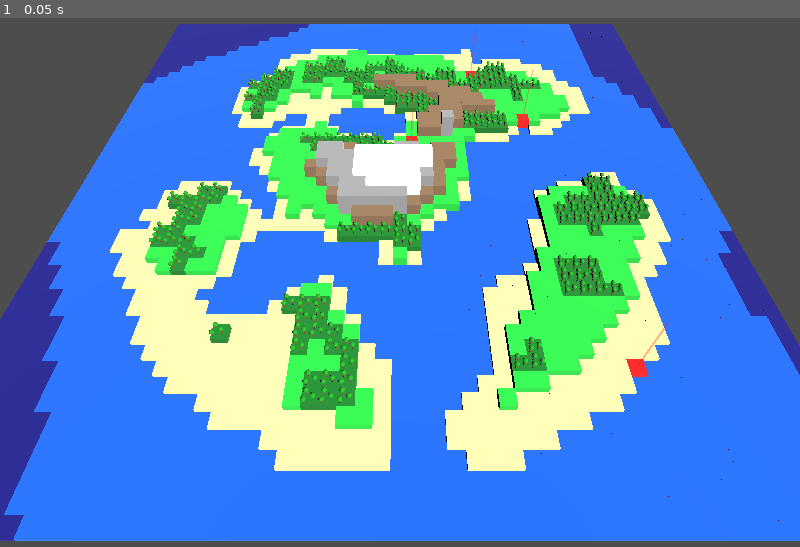
Above: before the commit, frame 1.
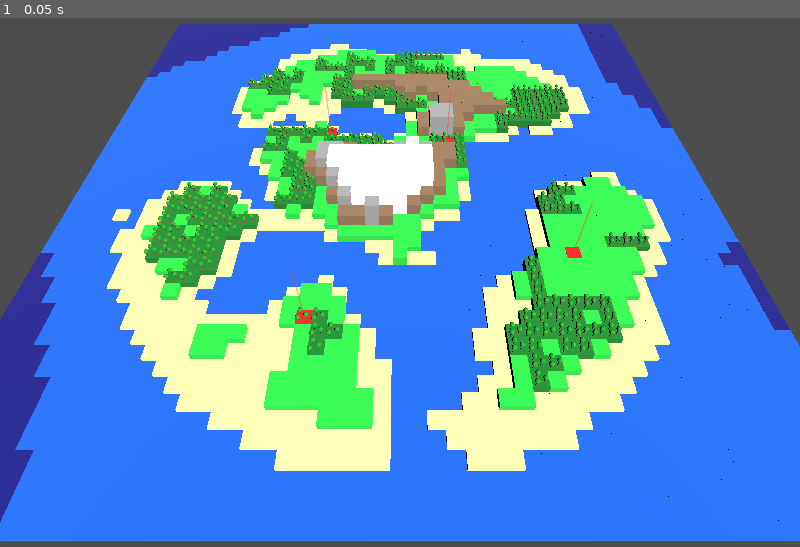
Above: after the commit, the same moment.

Repository: Latheror/VillageWar
Game: Godot game, scene res://main.tscn
Two runs of this game, one before a commit and one after it. Both use one fixed random seed, a clock stepped at 60 frames per second and the inputs below.
Inputs:
- Up to frame 1 (0.05 s): no input

The runs differ from the first frame. In frame 1, 13% of the frame differs, in the area x 0-100%, y 1-99%.

Commit message:
Reorganize code.

Diff:
--- /dev/null
+++ b/core/biome_system.gd
@@ -0,0 +1,68 @@
+class_name BiomeSystem
+
+const Constants = preload("res://data/constants.gd")
+
+# -------------------------
+# Determine biome based on height
+# -------------------------
+static func determine_biome(height: float) -> int:
+	if height < Constants.DEEP_WATER_THRESHOLD:
+		return Constants.Biome.DEEP_WATER
+	elif height < Constants.WATER_THRESHOLD:
+		return Constants.Biome.WATER
+	elif height < Constants.SAND_THRESHOLD:
+		return Constants.Biome.SAND
+	elif height < Constants.PLAIN_THRESHOLD:
+		return Constants.Biome.PLAIN
+	elif height < Constants.HIGH_MOUNTAIN_THRESHOLD:
+		return Constants.Biome.MOUNTAIN
+	elif height < Constants.SNOW_THRESHOLD:
+		return Constants.Biome.HIGH_MOUNTAIN
+	else:
+		return Constants.Biome.SNOW
+
+# -------------------------
+# Get color for biome
+# -------------------------
+static func get_biome_color(biome: int) -> Color:
+	match biome:
+		Constants.Biome.DEEP_WATER:
+			return Color(0.0, 0.0, 0.4)
+		Constants.Biome.WATER:
+			return Color(0.0, 0.3, 0.8)
+		Constants.Biome.SAND:
+			return Color(0.9, 0.8, 0.5)
+		Constants.Biome.PLAIN:
+			return Color(0.1, 0.7, 0.2)
+		Constants.Biome.FOREST:
+			return Constants.FOREST_COLOR
+		Constants.Biome.MOUNTAIN:
+			return Color(0.45, 0.35, 0.25)
+		Constants.Biome.HIGH_MOUNTAIN:
+			return Color(0.5, 0.5, 0.5)
+		Constants.Biome.SNOW:
+			return Constants.SNOW_COLOR
+		_:
+			return Color(1.0, 0.0, 1.0)  # error
+
+# -------------------------
+# Get height for biome
+# -------------------------
+static func get_biome_height(biome: int) -> float:
+	match biome:
+		Constants.Biome.DEEP_WATER, Constants.Biome.WATER:
+			return 0.5
+		Constants.Biome.SAND:
+			return Constants.SAND_HEIGHT
+		Constants.Biome.PLAIN:
+			return Constants.PLAIN_HEIGHT
+		Constants.Biome.FOREST:
+			return Constants.FOREST_HEIGHT
+		Constants.Biome.MOUNTAIN:
+			return Constants.MOUNTAIN_HEIGHT
+		Constants.Biome.HIGH_MOUNTAIN:
+			return Constants.HIGH_MOUNTAIN_HEIGHT
+		Constants.Biome.SNOW:
+			return Constants.SNOW_HEIGHT
+		_:
+			return 0.5
--- /dev/null
+++ b/core/feature_placer.gd
@@ -0,0 +1,93 @@
+class_name FeaturePlacer
+
+const Constants = preload("res://data/constants.gd")
+
+# -------------------------
+# Place forest patches on plain tiles
+# -------------------------
+static func place_forests(tiles: Array) -> void:
+	# Get all plain tiles
+	var plain_tiles: Array = []
+	for tile in tiles:
+		if tile.biome == Constants.Biome.PLAIN:
+			plain_tiles.append(tile)
+
+	if plain_tiles.size() == 0:
+		return
+
+	# Create forest patches probabilistically
+	var used_tiles: Array = []
+
+	for plain_tile in plain_tiles:
+		# Skip if already used in a forest patch
+		if used_tiles.has(plain_tile):
+			continue
+
+		# Chance to start a forest patch
+		if randf() < Constants.FOREST_SEED_CHANCE:
+			# Determine patch size
+			var patch_size = randi() % (Constants.FOREST_MAX_SIZE - Constants.FOREST_MIN_SIZE + 1) + Constants.FOREST_MIN_SIZE
+
+			# Grow the forest patch
+			var patch_tiles: Array = [plain_tile]
+			used_tiles.append(plain_tile)
+
+			while patch_tiles.size() < patch_size:
+				# Find neighbors of current patch
+				var neighbors: Array = []
+				for patch_tile in patch_tiles:
+					# Check all 4 adjacent tiles
+					var directions = [Vector2(0, 1), Vector2(0, -1), Vector2(1, 0), Vector2(-1, 0)]
+					for dir in directions:
+						var neighbor_x = patch_tile.x + int(dir.x)
+						var neighbor_y = patch_tile.y + int(dir.y)
+
+						# Find the neighbor tile
+						for tile in plain_tiles:
+							if tile.x == neighbor_x and tile.y == neighbor_y and not used_tiles.has(tile):
+								if not neighbors.has(tile):
+									neighbors.append(tile)
+								break
+
+				if neighbors.size() == 0:
+					break
+
+				# Pick a random neighbor to add
+				var neighbor_index = randi() % neighbors.size()
+				var new_tile = neighbors[neighbor_index]
+
+				patch_tiles.append(new_tile)
+				used_tiles.append(new_tile)
+
+			# Convert patch tiles to forest
+			for tile in patch_tiles:
+				tile.biome = Constants.Biome.FOREST
+				tile.color = Constants.FOREST_COLOR
+				tile.height = Constants.FOREST_HEIGHT
+
+# -------------------------
+# Place villages on land tiles
+# -------------------------
+static func place_villages(tiles: Array) -> void:
+	var land_tiles: Array = []
+	for tile in tiles:
+		if tile.biome != Constants.Biome.DEEP_WATER and tile.biome != Constants.Biome.WATER:
+			land_tiles.append(tile)
+
+	var placed_villages: Array = []
+	for i in range(Constants.VILLAGE_COUNT):
+		var attempts = 0
+		var max_attempts = 100
+		while attempts < max_attempts:
+			var random_tile = land_tiles[randi() % land_tiles.size()]
+			var too_close = false
+			for village in placed_villages:
+				var dist = Vector2(random_tile.x - village.x, random_tile.y - village.y).length()
+				if dist < Constants.MIN_VILLAGE_DISTANCE:
+					too_close = true
+					break
+			if not too_close:
+				random_tile.village_id = i + 1
+				placed_villages.append(random_tile)
+				break
+			attempts += 1
--- /dev/null
+++ b/core/height_generator.gd
@@ -0,0 +1,61 @@
+class_name HeightGenerator
+
+const Constants = preload("res://data/constants.gd")
+
+# -------------------------
+# Generate raw height for a tile
+# -------------------------
+static func compute_raw_height(x: int, y: int, half: float, noise: FastNoiseLite) -> float:
+	# Edge mask
+	var cx: float = x - half
+	var cy: float = y - half
+	var edge_dist: float = Vector2(cx, cy).length() / half
+	var edge_mask: float = pow(clamp(edge_dist, 0.0, 1.0), Constants.EDGE_POWER)
+
+	# Domain warp
+	var warp_x: float = noise.get_noise_2d(x * Constants.WARP_FREQ, y * Constants.WARP_FREQ) * Constants.WARP_STRENGTH
+	var warp_y: float = noise.get_noise_2d((x+100) * Constants.WARP_FREQ, (y+100) * Constants.WARP_FREQ) * Constants.WARP_STRENGTH
+	var wx: float = x + warp_x
+	var wy: float = y + warp_y
+
+	# Shape noise
+	var shape: float = noise.get_noise_2d(wx, wy)
+
+	# Smooth land factor
+	var land_factor: float = clamp((shape - Constants.LAND_THRESHOLD) / 0.5, 0.0, 1.0)
+
+	# Height
+	var base_height: float = (1.0 - edge_mask) * Constants.BASE_HEIGHT * land_factor
+	var detail: float = noise.get_noise_2d(x * Constants.DETAIL_FREQ, y * Constants.DETAIL_FREQ)
+	var height: float = base_height + detail * Constants.DETAIL_MULT
+
+	# Limit height near edges to prevent unnatural spikes, but allow water
+	var max_edge_height: float = lerp(1000.0, Constants.PLAIN_THRESHOLD, edge_mask)
+	height = min(height, max_edge_height)
+
+	if height > Constants.PLAIN_THRESHOLD:
+		height += pow(height - Constants.PLAIN_THRESHOLD, 1.4)
+
+	return height
+
+# -------------------------
+# Scale heights to ensure proper distribution
+# -------------------------
+static func scale_heights(raw_tiles: Array) -> void:
+	var heights: Array = []
+	for raw in raw_tiles:
+		heights.append(raw.height)
+	var min_h: float = heights.min()
+	var max_h: float = heights.max()
+	var desired_min: float = Constants.DEEP_WATER_THRESHOLD - 1.0
+	var desired_max: float = Constants.SNOW_THRESHOLD + 2.0
+	if max_h == min_h:
+		# If all heights are the same, set min to desired_min and max to desired_max for variety
+		for i in range(raw_tiles.size()):
+			if i == 0:
+				raw_tiles[i].height = desired_max
+			else:
+				raw_tiles[i].height = desired_min
+	else:
+		for raw in raw_tiles:
+			raw.height = (raw.height - min_h) / (max_h - min_h) * (desired_max - desired_min) + desired_min
--- /dev/null
+++ b/core/map_generator.gd
@@ -0,0 +1,39 @@
+class_name MapGenerator
+
+const Constants = preload("res://data/constants.gd")
+const Tile = preload("res://data/tile.gd")
+const HeightGenerator = preload("res://core/height_generator.gd")
+const BiomeSystem = preload("res://core/biome_system.gd")
+const FeaturePlacer = preload("res://core/feature_placer.gd")
+
+static func generate_map() -> Array:
+	var tiles: Array = []
+	var half = Constants.SIZE / 2.0
+	var noise: FastNoiseLite = FastNoiseLite.new()
+	noise.seed = randi()
+	noise.fractal_octaves = Constants.SHAPE_OCTAVES
+	noise.frequency = Constants.SHAPE_FREQ
+
+	# First pass: compute raw heights
+	var raw_tiles: Array = []
+	for x in range(Constants.SIZE):
+		for y in range(Constants.SIZE):
+			var height = HeightGenerator.compute_raw_height(x, y, half, noise)
+			raw_tiles.append({"x": x, "y": y, "height": height})
+
+	# Scale heights to ensure deep sea and high mountains
+	HeightGenerator.scale_heights(raw_tiles)
+
+	# Second pass: create tiles with biomes
+	for raw in raw_tiles:
+		var biome = BiomeSystem.determine_biome(raw.height)
+		var color = BiomeSystem.get_biome_color(biome)
+		var tile_height = BiomeSystem.get_biome_height(biome)
+		var tile = Tile.new(raw.x, raw.y, tile_height, biome, color)
+		tiles.append(tile)
+
+	# Third pass: add features (forests and villages)
+	FeaturePlacer.place_forests(tiles)
+	FeaturePlacer.place_villages(tiles)
+
+	return tiles
--- a/main.gd
+++ b/main.gd
@@ -1,15 +1,14 @@
 extends Node3D
 
-const Constants = preload("res://constants.gd")
-const MapGenerator = preload("res://map_generator.gd")
-const Tile = preload("res://tile.gd")
-const ForestRenderer = preload("res://forest_renderer.gd")
+const Constants = preload("res://data/constants.gd")
+const MapGenerator = preload("res://core/map_generator.gd")
+const Tile = preload("res://data/tile.gd")
+const TileRenderer = preload("res://rendering/tile_renderer.gd")
 
 var tiles: Array = []
 
 func _ready() -> void:
 	tiles = MapGenerator.generate_map()
-	MapGenerator.place_villages(tiles)
 	_render_map()
 	_setup_camera()
 	_setup_light()
@@ -19,64 +18,7 @@
 # -------------------------
 func _render_map() -> void:
 	for tile in tiles:
-		_draw_tile(tile.x, tile.y, Constants.TILE_SIZE, tile.color, tile.height, tile.biome, tile.village_id)
-
-# -------------------------
-# Draw 3D tile
-# -------------------------
-func _draw_tile(x: int, y: int, tile_size: float, color: Color, height: float, biome: int, village_id: int = 0) -> void:
-	var mesh_instance = MeshInstance3D.new()
-	var box_mesh = BoxMesh.new()
-	box_mesh.size = Vector3(tile_size, height, tile_size)
-	mesh_instance.mesh = box_mesh
-
-	var material = StandardMaterial3D.new()
-	if village_id > 0:
-		material.albedo_color = Constants.VILLAGE_COLOR
-	else:
-		material.albedo_color = color
-	mesh_instance.material_override = material
-
-	mesh_instance.position = Vector3(x * tile_size, height / 2.0, y * tile_size)
-	add_child(mesh_instance)
-
-	# Add trees for forests
-	if biome == Constants.Biome.FOREST:
-		ForestRenderer.draw_forest_trees(self, x, y, height)
-
-	# Add laser for villages
-	if village_id > 0:
-		_draw_village_laser(x, y, height)
-
-# -------------------------
-# Draw village laser
-# -------------------------
-func _draw_village_laser(x: int, y: int, tile_height: float) -> void:
-	var laser_instance = MeshInstance3D.new()
-	var cylinder_mesh = CylinderMesh.new()
-	cylinder_mesh.top_radius = 0.1
-	cylinder_mesh.bottom_radius = 0.1
-	cylinder_mesh.height = 10.0  # tall laser beam
-
-	var laser_material = StandardMaterial3D.new()
-	laser_material.albedo_color = Color(1.0, 0.0, 0.0, 0.3)  # red translucent
-	laser_material.emission_enabled = true
-	laser_material.emission = Color(1.0, 0.0, 0.0)  # red emission
-	laser_material.emission_energy = 2.0
-	laser_material.transparency = BaseMaterial3D.TRANSPARENCY_ALPHA
-
-	laser_instance.mesh = cylinder_mesh
-	laser_instance.material_override = laser_material
-	laser_instance.position = Vector3(x * Constants.TILE_SIZE, tile_height + 5.0, y * Constants.TILE_SIZE)  # above the tile
-	add_child(laser_instance)
-
-	# Add light at the top of the laser
-	var laser_light = OmniLight3D.new()
-	laser_light.light_color = Color(1.0, 0.0, 0.0)
-	laser_light.light_energy = 3.0
-	laser_light.omni_range = 5.0
-	laser_light.position = Vector3(x * Constants.TILE_SIZE, tile_height + 10.0, y * Constants.TILE_SIZE)
-	add_child(laser_light)
+		TileRenderer.render_tile(self, tile.x, tile.y, Constants.TILE_SIZE, tile.color, tile.height, tile.biome, tile.village_id)
 
 # -------------------------
 # Camera setup
--- a/map_generator.gd
+++ /dev/null
@@ -1,227 +0,0 @@
-class_name MapGenerator
-
-const Constants = preload("res://constants.gd")
-const Tile = preload("res://tile.gd")
-
-static func generate_map() -> Array:
-	var tiles: Array = []
-	var half = Constants.SIZE / 2.0
-	var noise: FastNoiseLite = FastNoiseLite.new()
-	noise.seed = randi()
-	noise.fractal_octaves = Constants.SHAPE_OCTAVES
-	noise.frequency = Constants.SHAPE_FREQ
-
-	# First pass: compute raw heights
-	var raw_tiles: Array = []
-	for x in range(Constants.SIZE):
-		for y in range(Constants.SIZE):
-			var height = compute_raw_height(x, y, half, noise)
-			raw_tiles.append({"x": x, "y": y, "height": height})
-
-	# Scale heights to ensure deep sea and high mountains
-	scale_heights(raw_tiles)
-
-	# Second pass: create tiles with biomes
-	for raw in raw_tiles:
-		var biome = determine_biome(raw.height)
-		var color = get_biome_color(biome)
-		var tile_height = get_tile_height(biome)
-		var tile = Tile.new(raw.x, raw.y, tile_height, biome, color)
-		tiles.append(tile)
-
-	# Third pass: add forests on plain tiles
-	place_forests(tiles)
-
-	return tiles
-
-static func scale_heights(raw_tiles: Array) -> void:
-	var heights: Array = []
-	for raw in raw_tiles:
-		heights.append(raw.height)
-	var min_h: float = heights.min()
-	var max_h: float = heights.max()
-	var desired_min: float = Constants.DEEP_WATER_THRESHOLD - 1.0
-	var desired_max: float = Constants.SNOW_THRESHOLD + 1.0
-	if max_h == min_h:
-		# If all heights are the same, set min to desired_min and max to desired_max for variety
-		for i in range(raw_tiles.size()):
-			if i == 0:
-				raw_tiles[i].height = desired_max
-			else:
-				raw_tiles[i].height = desired_min
-	else:
-		for raw in raw_tiles:
-			raw.height = (raw.height - min_h) / (max_h - min_h) * (desired_max - desired_min) + desired_min
-
-static func compute_raw_height(x: int, y: int, half: float, noise: FastNoiseLite) -> float:
-	# Edge mask
-	var cx: float = x - half
-	var cy: float = y - half
-	var edge_dist: float = Vector2(cx, cy).length() / half
-	var edge_mask: float = pow(clamp(edge_dist, 0.0, 1.0), Constants.EDGE_POWER)
-
-	# Domain warp
-	var warp_x: float = noise.get_noise_2d(x * Constants.WARP_FREQ, y * Constants.WARP_FREQ) * Constants.WARP_STRENGTH
-	var warp_y: float = noise.get_noise_2d((x+100) * Constants.WARP_FREQ, (y+100) * Constants.WARP_FREQ) * Constants.WARP_STRENGTH
-	var wx: float = x + warp_x
-	var wy: float = y + warp_y
-
-	# Shape noise
-	var shape: float = noise.get_noise_2d(wx, wy)
-
-	# Smooth land factor
-	var land_factor: float = clamp((shape - Constants.LAND_THRESHOLD) / 0.5, 0.0, 1.0)
-
-	# Height
-	var base_height: float = (1.0 - edge_mask) * Constants.BASE_HEIGHT * land_factor
-	var detail: float = noise.get_noise_2d(x * Constants.DETAIL_FREQ, y * Constants.DETAIL_FREQ)
-	var height: float = base_height + detail * Constants.DETAIL_MULT
-
-	# Limit height near edges to prevent unnatural spikes, but allow water
-	var max_edge_height: float = lerp(1000.0, Constants.PLAIN_THRESHOLD, edge_mask)
-	height = min(height, max_edge_height)
-
-	if height > Constants.PLAIN_THRESHOLD:
-		height += pow(height - Constants.PLAIN_THRESHOLD, 1.4)
-
-	return height
-
-static func determine_biome(height: float) -> int:
-	if height < Constants.DEEP_WATER_THRESHOLD:
-		return Constants.Biome.DEEP_WATER
-	elif height < Constants.WATER_THRESHOLD:
-		return Constants.Biome.WATER
-	elif height < Constants.SAND_THRESHOLD:
-		return Constants.Biome.SAND
-	elif height < Constants.PLAIN_THRESHOLD:
-		return Constants.Biome.PLAIN
-	elif height < Constants.HIGH_MOUNTAIN_THRESHOLD:
-		return Constants.Biome.MOUNTAIN
-	elif height < Constants.SNOW_THRESHOLD:
-		return Constants.Biome.HIGH_MOUNTAIN
-	else:
-		return Constants.Biome.SNOW
-
-static func get_biome_color(biome: int) -> Color:
-	match biome:
-		Constants.Biome.DEEP_WATER:
-			return Color(0.0, 0.0, 0.4)
-		Constants.Biome.WATER:
-			return Color(0.0, 0.3, 0.8)
-		Constants.Biome.SAND:
-			return Color(0.9, 0.8, 0.5)
-		Constants.Biome.PLAIN:
-			return Color(0.1, 0.7, 0.2)
-		Constants.Biome.FOREST:
-			return Constants.FOREST_COLOR
-		Constants.Biome.MOUNTAIN:
-			return Color(0.45, 0.35, 0.25)
-		Constants.Biome.HIGH_MOUNTAIN:
-			return Color(0.5, 0.5, 0.5)
-		Constants.Biome.SNOW:
-			return Constants.SNOW_COLOR
-		_:
-			return Color(1.0, 0.0, 1.0)  # error
-
-static func get_tile_height(biome: int) -> float:
-	match biome:
-		Constants.Biome.DEEP_WATER, Constants.Biome.WATER:
-			return 0.5
-		Constants.Biome.SAND:
-			return Constants.SAND_HEIGHT
-		Constants.Biome.PLAIN:
-			return Constants.PLAIN_HEIGHT
-		Constants.Biome.FOREST:
-			return Constants.FOREST_HEIGHT
-		Constants.Biome.MOUNTAIN:
-			return Constants.MOUNTAIN_HEIGHT
-		Constants.Biome.HIGH_MOUNTAIN:
-			return Constants.HIGH_MOUNTAIN_HEIGHT
-		Constants.Biome.SNOW:
-			return Constants.SNOW_HEIGHT
-		_:
-			return 0.5
-
-static func place_villages(tiles: Array) -> void:
-	var land_tiles: Array = []
-	for tile in tiles:
-		if tile.biome != Constants.Biome.DEEP_WATER and tile.biome != Constants.Biome.WATER:
-			land_tiles.append(tile)
-
-	var placed_villages: Array = []
-	for i in range(Constants.VILLAGE_COUNT):
-		var attempts = 0
-		var max_attempts = 100
-		while attempts < max_attempts:
-			var random_tile = land_tiles[randi() % land_tiles.size()]
-			var too_close = false
-			for village in placed_villages:
-				var dist = Vector2(random_tile.x - village.x, random_tile.y - village.y).length()
-				if dist < Constants.MIN_VILLAGE_DISTANCE:
-					too_close = true
-					break
-			if not too_close:
-				random_tile.village_id = i + 1
-				placed_villages.append(random_tile)
-				break
-			attempts += 1
-
-static func place_forests(tiles: Array) -> void:
-	# Get all plain tiles
-	var plain_tiles: Array = []
-	for tile in tiles:
-		if tile.biome == Constants.Biome.PLAIN:
-			plain_tiles.append(tile)
-
-	if plain_tiles.size() == 0:
-		return
-
-	# Create forest patches probabilistically
-	var used_tiles: Array = []
-
-	for plain_tile in plain_tiles:
-		# Skip if already used in a forest patch
-		if used_tiles.has(plain_tile):
-			continue
-
-		# Chance to start a forest patch
-		if randf() < Constants.FOREST_SEED_CHANCE:
-			# Determine patch size
-			var patch_size = randi() % (Constants.FOREST_MAX_SIZE - Constants.FOREST_MIN_SIZE + 1) + Constants.FOREST_MIN_SIZE
-
-			# Grow the forest patch
-			var patch_tiles: Array = [plain_tile]
-			used_tiles.append(plain_tile)
-
-			while patch_tiles.size() < patch_size:
-				# Find neighbors of current patch
-				var neighbors: Array = []
-				for patch_tile in patch_tiles:
-					# Check all 4 adjacent tiles
-					var directions = [Vector2(0, 1), Vector2(0, -1), Vector2(1, 0), Vector2(-1, 0)]
-					for dir in directions:
-						var neighbor_x = patch_tile.x + int(dir.x)
-						var neighbor_y = patch_tile.y + int(dir.y)
-
-						# Find the neighbor tile
-						for tile in plain_tiles:
-							if tile.x == neighbor_x and tile.y == neighbor_y and not used_tiles.has(tile):
-								if not neighbors.has(tile):
-									neighbors.append(tile)
-								break
-
-				if neighbors.size() == 0:
-					break
-
-				# Pick a random neighbor to add
-				var neighbor_index = randi() % neighbors.size()
-				var new_tile = neighbors[neighbor_index]
-
-				patch_tiles.append(new_tile)
-				used_tiles.append(new_tile)
-
-			# Convert patch tiles to forest
-			for tile in patch_tiles:
-				tile.biome = Constants.Biome.FOREST
-				tile.color = Constants.FOREST_COLOR
-				tile.height = Constants.FOREST_HEIGHT
--- a/forest_renderer.gd
+++ b/rendering/forest_renderer.gd
@@ -1,6 +1,6 @@
 class_name ForestRenderer
 
-const Constants = preload("res://constants.gd")
+const Constants = preload("res://data/constants.gd")
 
 # -------------------------
 # Draw forest trees
--- /dev/null
+++ b/rendering/tile_renderer.gd
@@ -0,0 +1,62 @@
+class_name TileRenderer
+
+const Constants = preload("res://data/constants.gd")
+const ForestRenderer = preload("res://rendering/forest_renderer.gd")
+
+# -------------------------
+# Render a single tile
+# -------------------------
+static func render_tile(parent_node: Node, x: int, y: int, tile_size: float, color: Color, height: float, biome: int, village_id: int = 0) -> void:
+	# Create the base tile mesh
+	var mesh_instance = MeshInstance3D.new()
+	var box_mesh = BoxMesh.new()
+	box_mesh.size = Vector3(tile_size, height, tile_size)
+	mesh_instance.mesh = box_mesh
+
+	var material = StandardMaterial3D.new()
+	if village_id > 0:
+		material.albedo_color = Constants.VILLAGE_COLOR
+	else:
+		material.albedo_color = color
+	mesh_instance.material_override = material
+
+	mesh_instance.position = Vector3(x * tile_size, height / 2.0, y * tile_size)
+	parent_node.add_child(mesh_instance)
+
+	# Add biome-specific features
+	if biome == Constants.Biome.FOREST:
+		ForestRenderer.draw_forest_trees(parent_node, x, y, height)
+
+	# Add village laser if needed
+	if village_id > 0:
+		_draw_village_laser(parent_node, x, y, height)
+
+# -------------------------
+# Draw village laser
+# -------------------------
+static func _draw_village_laser(parent_node: Node, x: int, y: int, tile_height: float) -> void:
+	var laser_instance = MeshInstance3D.new()
+	var cylinder_mesh = CylinderMesh.new()
+	cylinder_mesh.top_radius = 0.1
+	cylinder_mesh.bottom_radius = 0.1
+	cylinder_mesh.height = 10.0  # tall laser beam
+
+	var laser_material = StandardMaterial3D.new()
+	laser_material.albedo_color = Color(1.0, 0.0, 0.0, 0.3)  # red translucent
+	laser_material.emission_enabled = true
+	laser_material.emission = Color(1.0, 0.0, 0.0)  # red emission
+	laser_material.emission_energy = 2.0
+	laser_material.transparency = BaseMaterial3D.TRANSPARENCY_ALPHA
+
+	laser_instance.mesh = cylinder_mesh
+	laser_instance.material_override = laser_material
+	laser_instance.position = Vector3(x * Constants.TILE_SIZE, tile_height + 5.0, y * Constants.TILE_SIZE)  # above the tile
+	parent_node.add_child(laser_instance)
+
+	# Add light at the top of the laser
+	var laser_light = OmniLight3D.new()
+	laser_light.light_color = Color(1.0, 0.0, 0.0)
+	laser_light.light_energy = 3.0
+	laser_light.omni_range = 5.0
+	laser_light.position = Vector3(x * Constants.TILE_SIZE, tile_height + 10.0, y * Constants.TILE_SIZE)
+	parent_node.add_child(laser_light)
Renamed: constants.gd -> data/constants.gd
Renamed: tile.gd -> data/tile.gd
